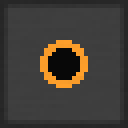
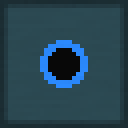
Comparing the layer stacks of the two (128, 128) images. Changes:
hid "output" over [40, 40, 88, 88]
